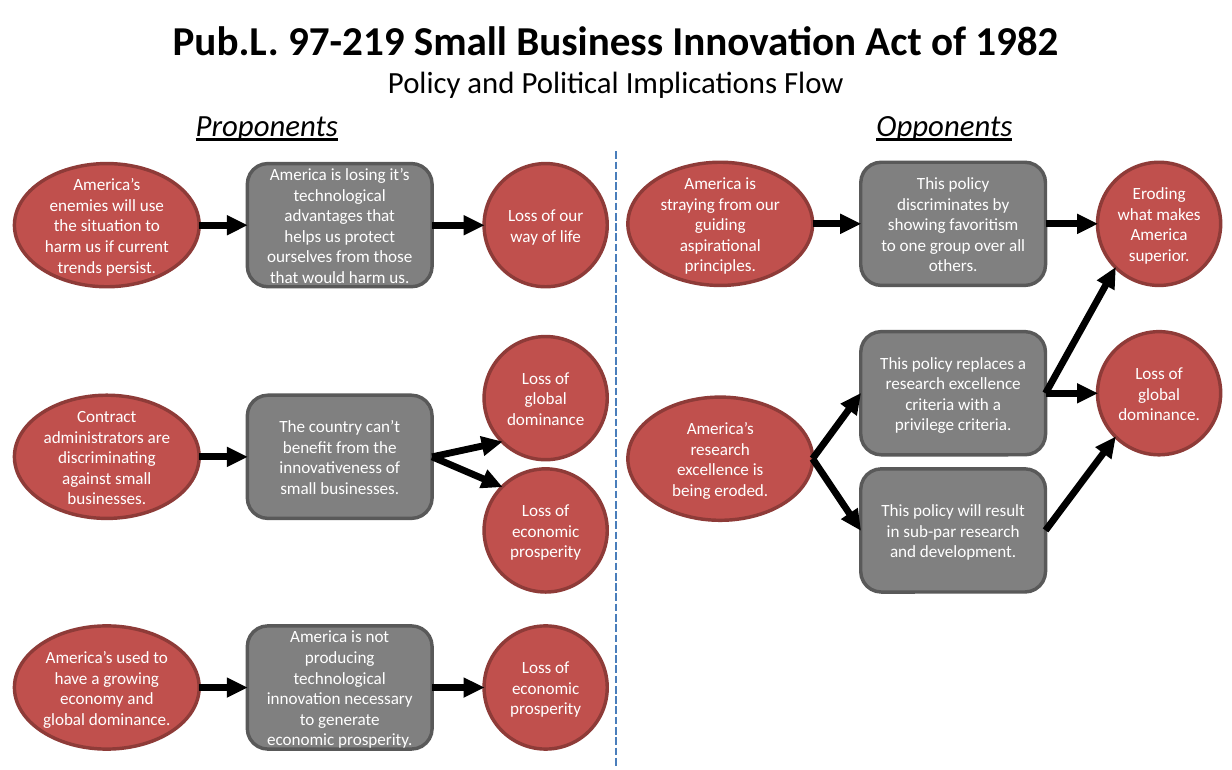
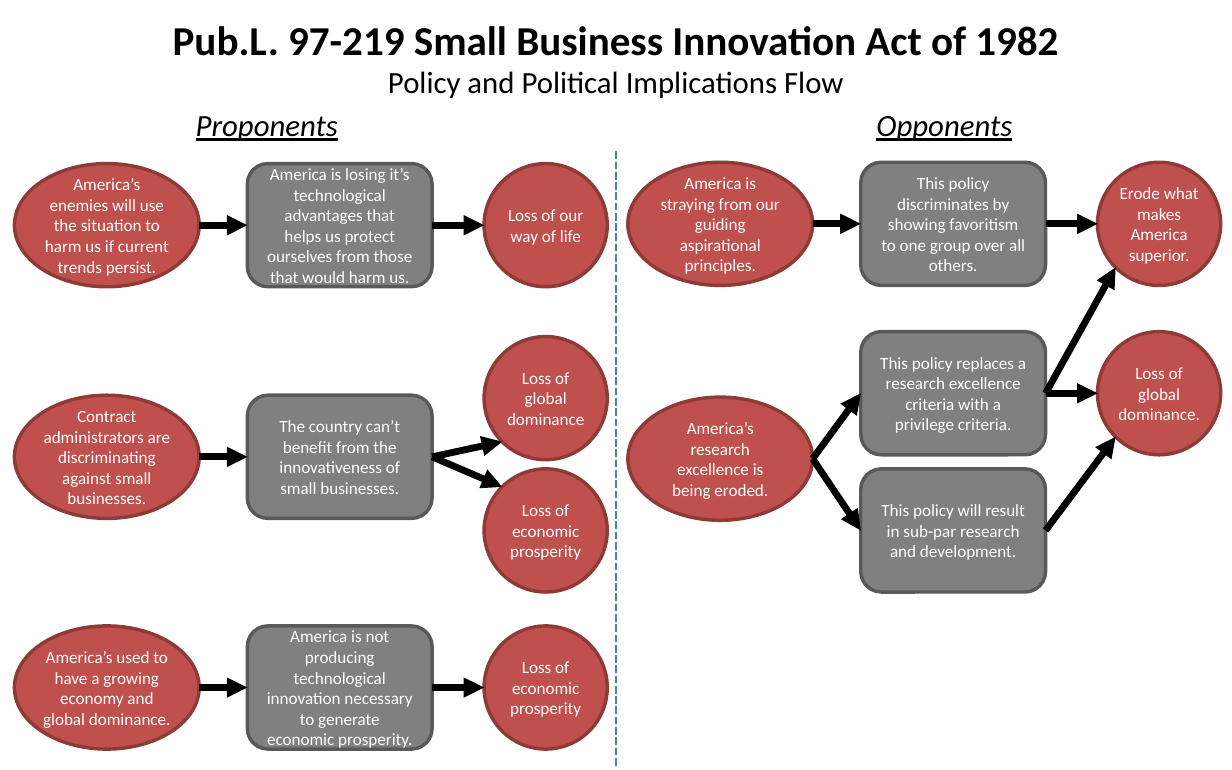
Before and after one commit to SLU-Courses-Townes/POLS6310, a slide deck: slide 3 of Assignments/Townes_POLS6310_Spring2019_Assignment01.pptx. Drawn at 1232x770 pixels with LibreOffice and Linux fonts; fonts in the diff are those of the drawing. Boxes give left, top, right and bottom in pixels: in the first picture for what was removed or moved away, otherwise in the second. Text is boxed around its words. In the diff, an @@ line names an element or a change of style, - is before the commit and + after.

```diff
--- a/Assignments/Townes_POLS6310_Spring2019_Assignment01.pptx
+++ b/Assignments/Townes_POLS6310_Spring2019_Assignment01.pptx
@@ text in ellipse at [1120, 187, 1199, 264]: text changed @@
-Eroding what makes America superior.
+Erode what makes America superior.
```
Also in this commit, not shown: 3 other slides changed, 1 other file.
